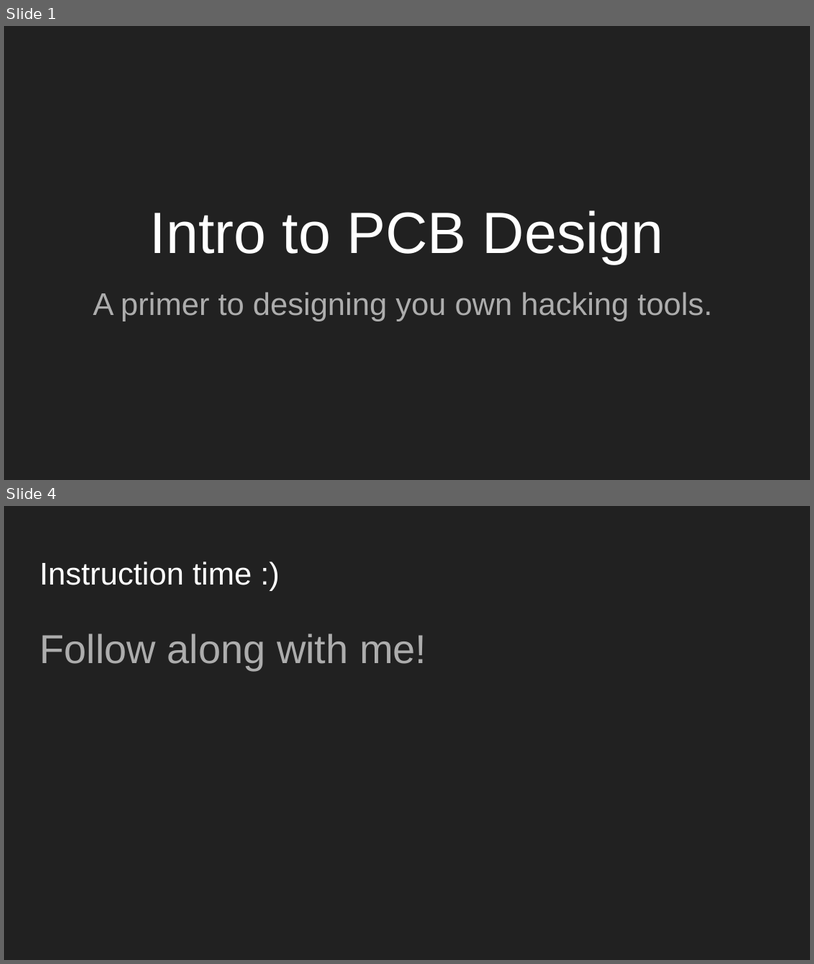
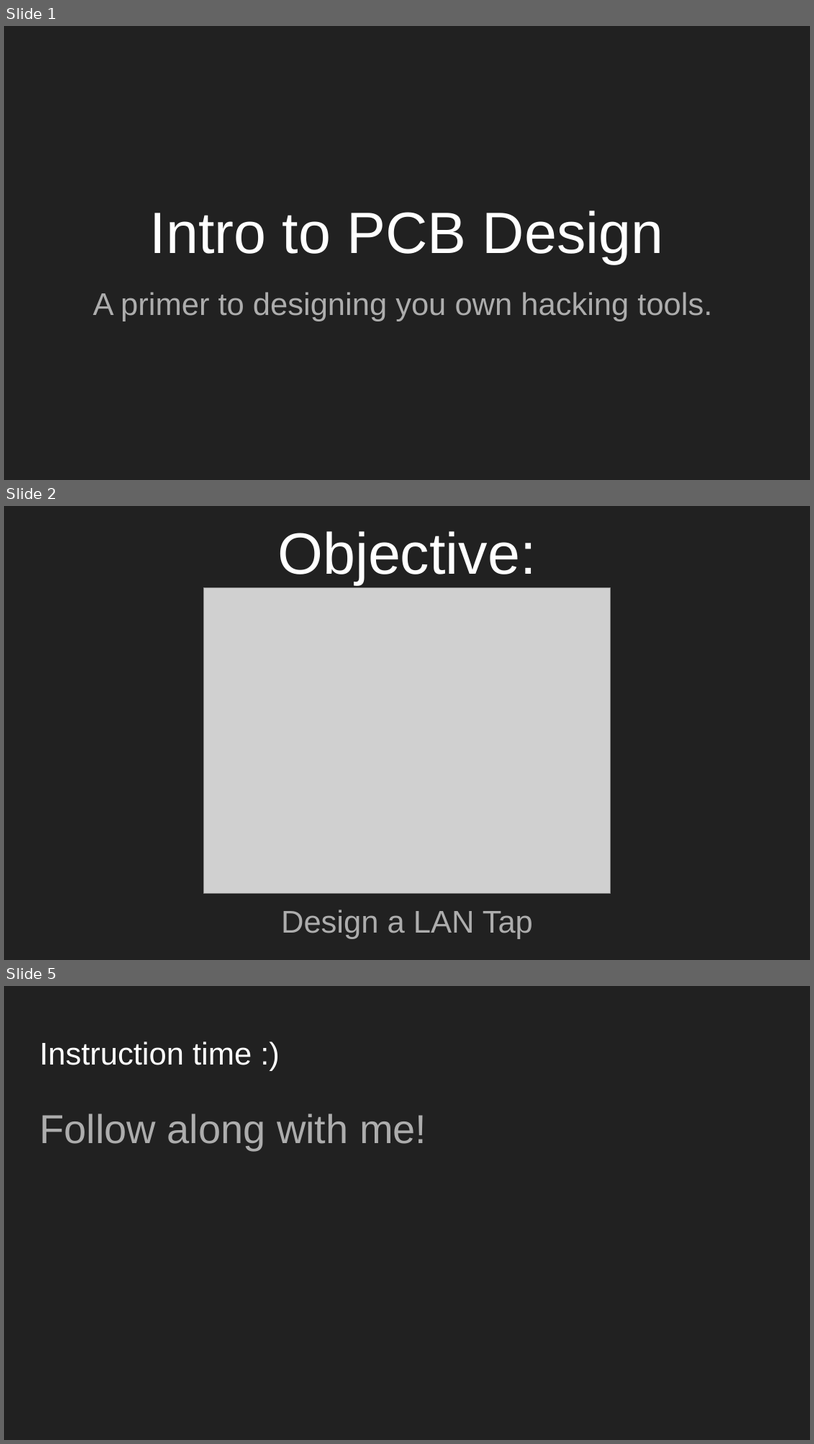
Before and after one commit to CarloEdoardoMalaspina/Intro_to_pcb, a slide deck: Intro-to-PCB-Slides.pptx. Shown one above the other, each under a label of ours: slides 1 and 4 before the commit, slides 1, 2 and 5 after it; the slides between them are not shown. The pictures are 814x964 and 814x1444 pixels, drawn with LibreOffice and Linux fonts; fonts in the diff are those of the drawing; grey boxes stand for pictures. Boxes give left, top, right and bottom in pixels: in the first picture for what was removed or moved away, otherwise in the second. Text is boxed around its words. In the diff, an @@ line names an element or a change of style, - is before the commit and + after.

```diff
--- a/Intro-to-PCB-Slides.pptx
+++ b/Intro-to-PCB-Slides.pptx
@@ slide 2 added at <box>4,506,810,960</box>, background #212121 @@
@@ title added at <box>278,531,536,584</box>, 52 pt, text #FFFFFF @@
+Objective:
@@ picture added at <box>204,588,611,894</box> @@
@@ subtitle added at <box>281,909,533,939</box>, 28 pt, text #ADADAD @@
+Design a LAN Tap
@@ what was slide 4 is now slide 5 @@
```
Also in this commit, not shown: 3 slides changed.
